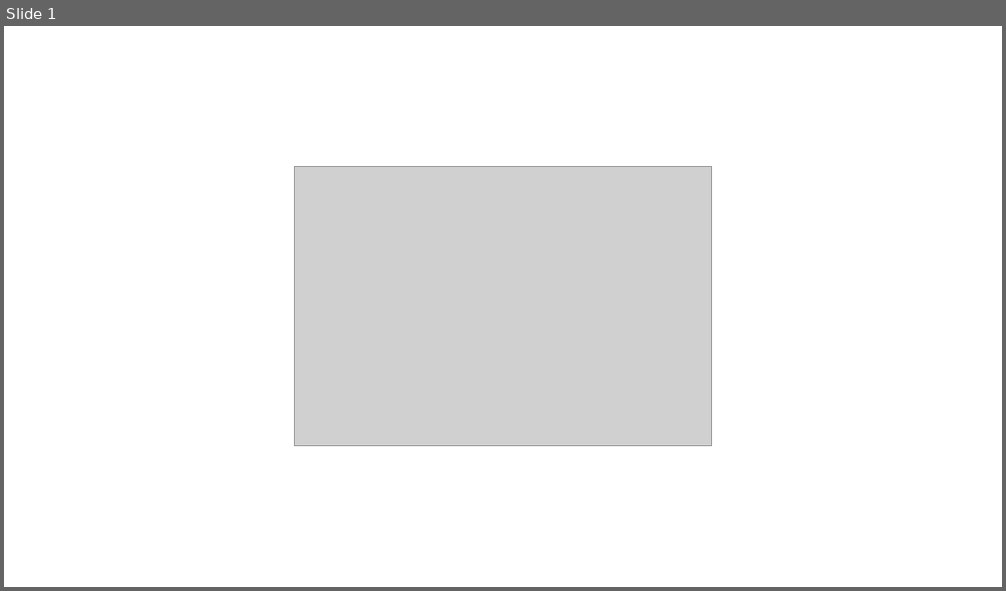
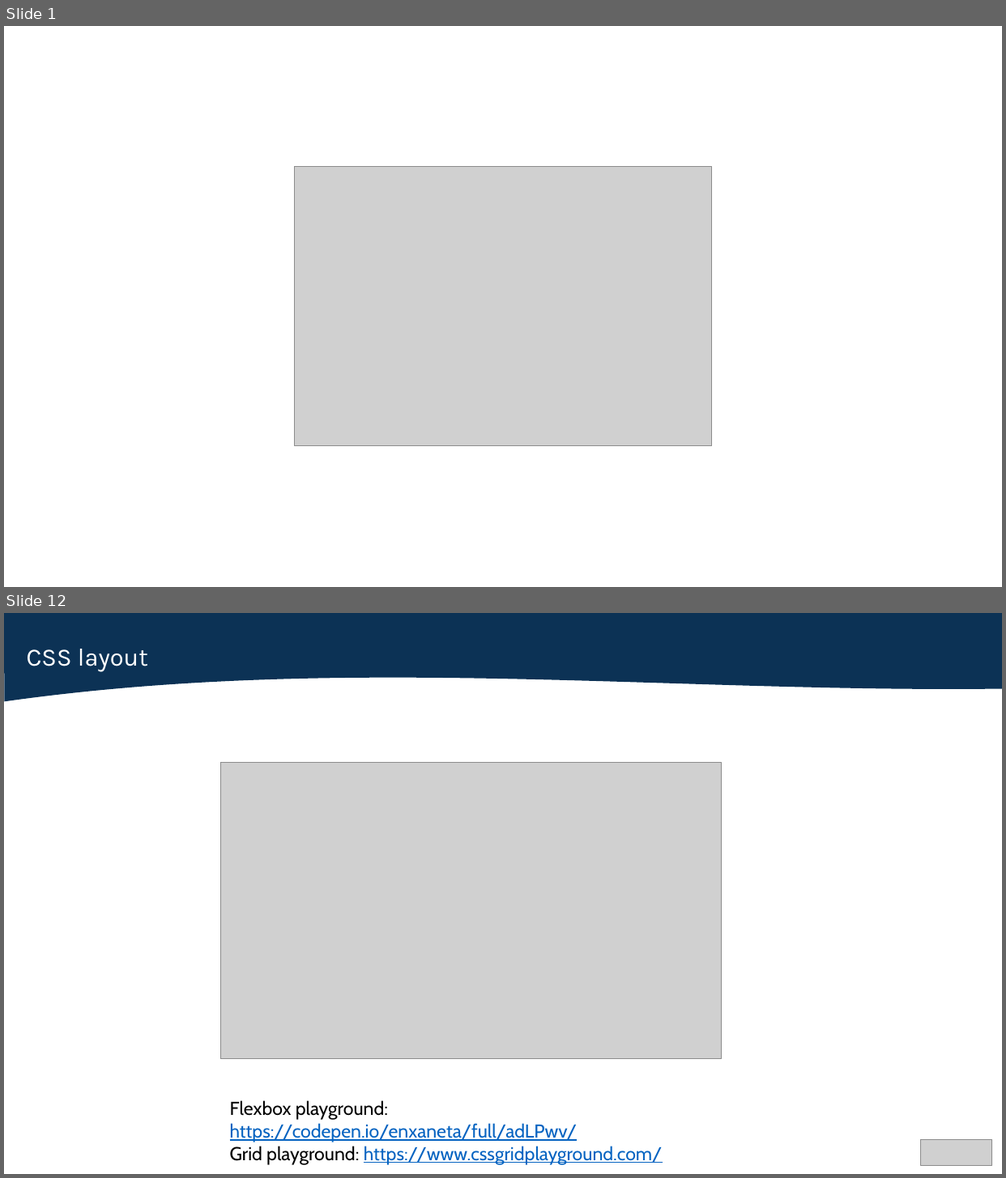
Before and after one commit to Luca-Linh/Odoo-Project, a slide deck: FE_Lesson/Lesson-1.pptx. Shown one above the other, each under a label of ours: slide 1 before the commit, slides 1 and 12 after it; the slides between them are not shown. The pictures are 1006x591 and 1006x1178 pixels, drawn with LibreOffice and Linux fonts; fonts in the diff are those of the drawing; grey boxes stand for pictures. Boxes give left, top, right and bottom in pixels: in the first picture for what was removed or moved away, otherwise in the second. Text is boxed around its words. In the diff, an @@ line names an element or a change of style, - is before the commit and + after.

```diff
--- a/FE_Lesson/Lesson-1.pptx
+++ b/FE_Lesson/Lesson-1.pptx
@@ slide 12 added at (x1=4, y1=613, x2=1002, y2=1174), background #FFFFFF @@
@@ freeform shape added at (x1=4, y1=613, x2=1002, y2=701), fill #0C3255 @@
@@ text added at (x1=27, y1=649, x2=148, y2=672), 24 pt, text #FFFFFF @@
+CSS layout
@@ picture added at (x1=220, y1=763, x2=721, y2=1059) @@
@@ text added at (x1=230, y1=1101, x2=663, y2=1165), 18 pt, text #0563C1, underline @@
+Flexbox playground: https://codepen.io/enxaneta/full/adLPwv/
+Grid playground: https://www.cssgridplayground.com/
@@ picture added at (x1=921, y1=1140, x2=992, y2=1165) @@
```
Also in this commit, not shown: 2 slides changed, 11 other slides added.
